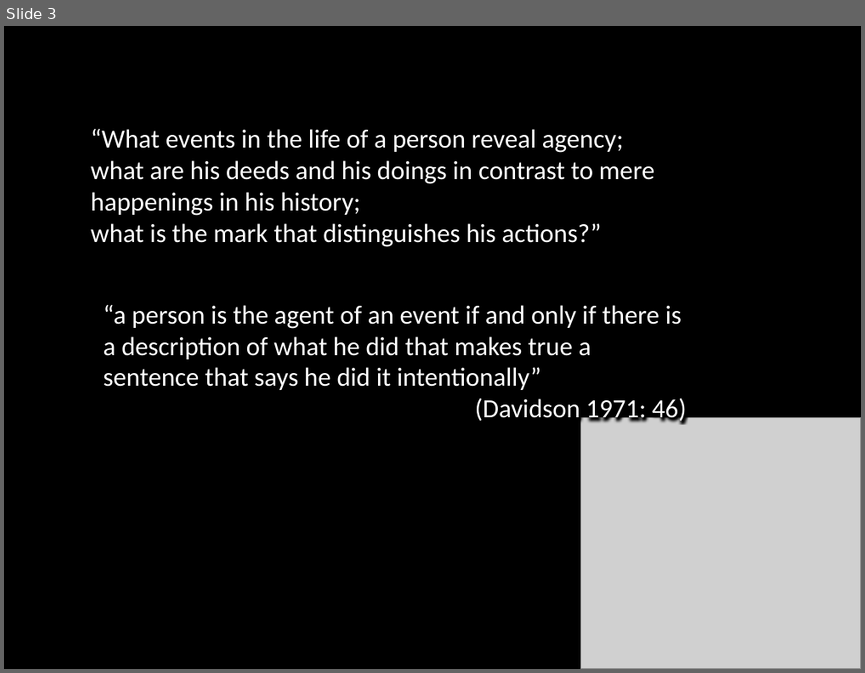
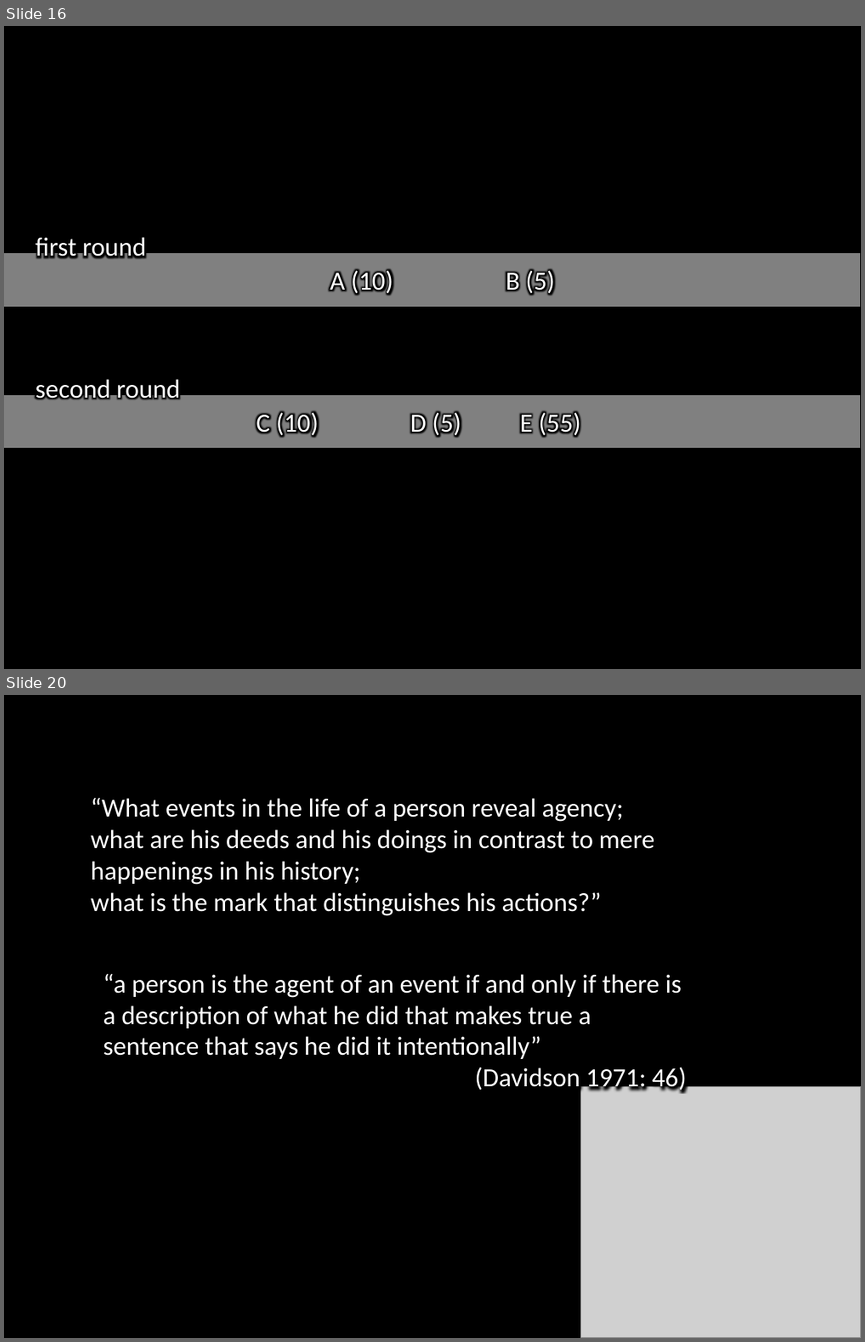
Before and after one commit to butterfill/lecture_mindreading_joint_action_philosophical_tools, a slide deck: lecture05 actions intentions goals/lecture05.ppt.pptx. Shown one above the other, each under a label of ours: slide 3 before the commit, slides 16 and 20 after it; the slides between them are not shown. The pictures are 865x673 and 865x1342 pixels, drawn with LibreOffice and Linux fonts; fonts in the diff are those of the drawing; grey boxes stand for pictures. Boxes give left, top, right and bottom in pixels: in the first picture for what was removed or moved away, otherwise in the second. Text is boxed around its words. In the diff, an @@ line names an element or a change of style, - is before the commit and + after.

```diff
--- a/lecture05 actions intentions goals/lecture05.ppt.pptx
+++ b/lecture05 actions intentions goals/lecture05.ppt.pptx
@@ slide 16 added at (4, 26, 861, 669), background #000000 @@
@@ rectangle added at (4, 253, 861, 307), fill #808080, outline #000000 0.75 pt @@
@@ text added at (35, 237, 146, 262), 22 pt, text #FFFFFF @@
+first round
@@ text added at (330, 269, 393, 295), 22 pt, text #FFFFFF @@
+A (10)
@@ text added at (506, 269, 555, 295), 22 pt, text #FFFFFF @@
+B (5)
@@ text added at (35, 379, 180, 404), 22 pt, text #FFFFFF @@
+second round
@@ rectangle added at (4, 394, 861, 448), fill #808080, outline #000000 0.75 pt @@
@@ text added at (256, 411, 318, 437), 22 pt, text #FFFFFF @@
+C (10)
@@ text added at (410, 411, 461, 437), 22 pt, text #FFFFFF @@
+D (5)
@@ text added at (520, 411, 581, 437), 22 pt, text #FFFFFF @@
+E (55)
@@ what was slide 3 is now slide 20 @@
```
Also in this commit, not shown: 2 slides changed, 17 other slides added, 2 other files.
